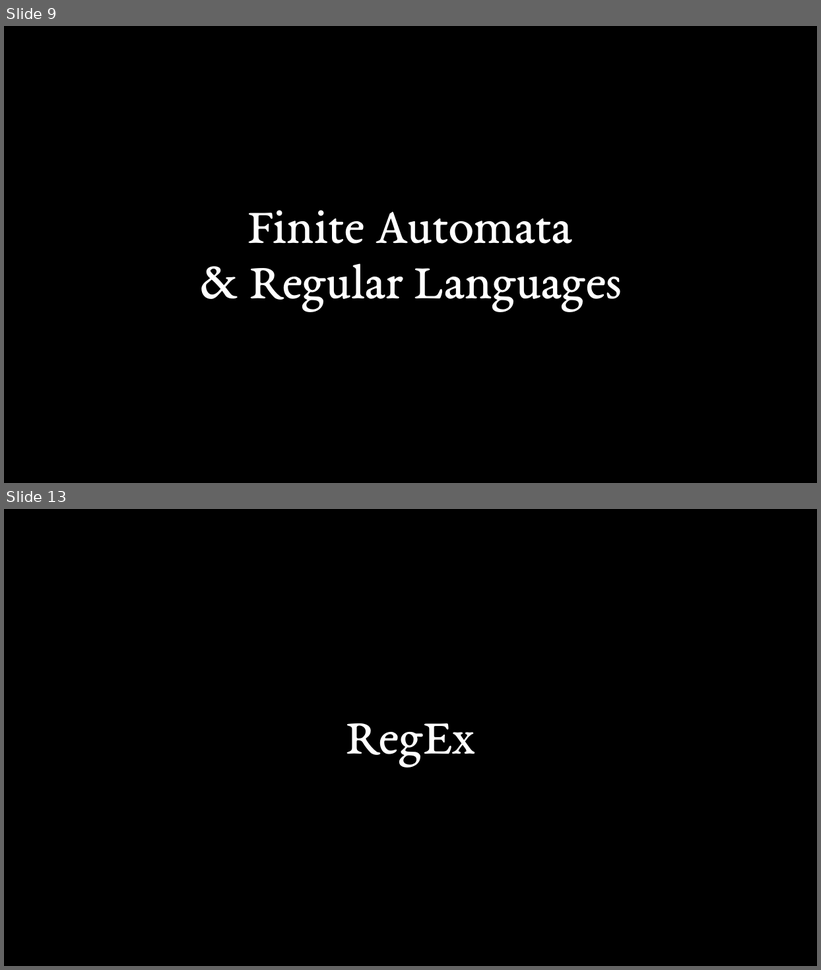
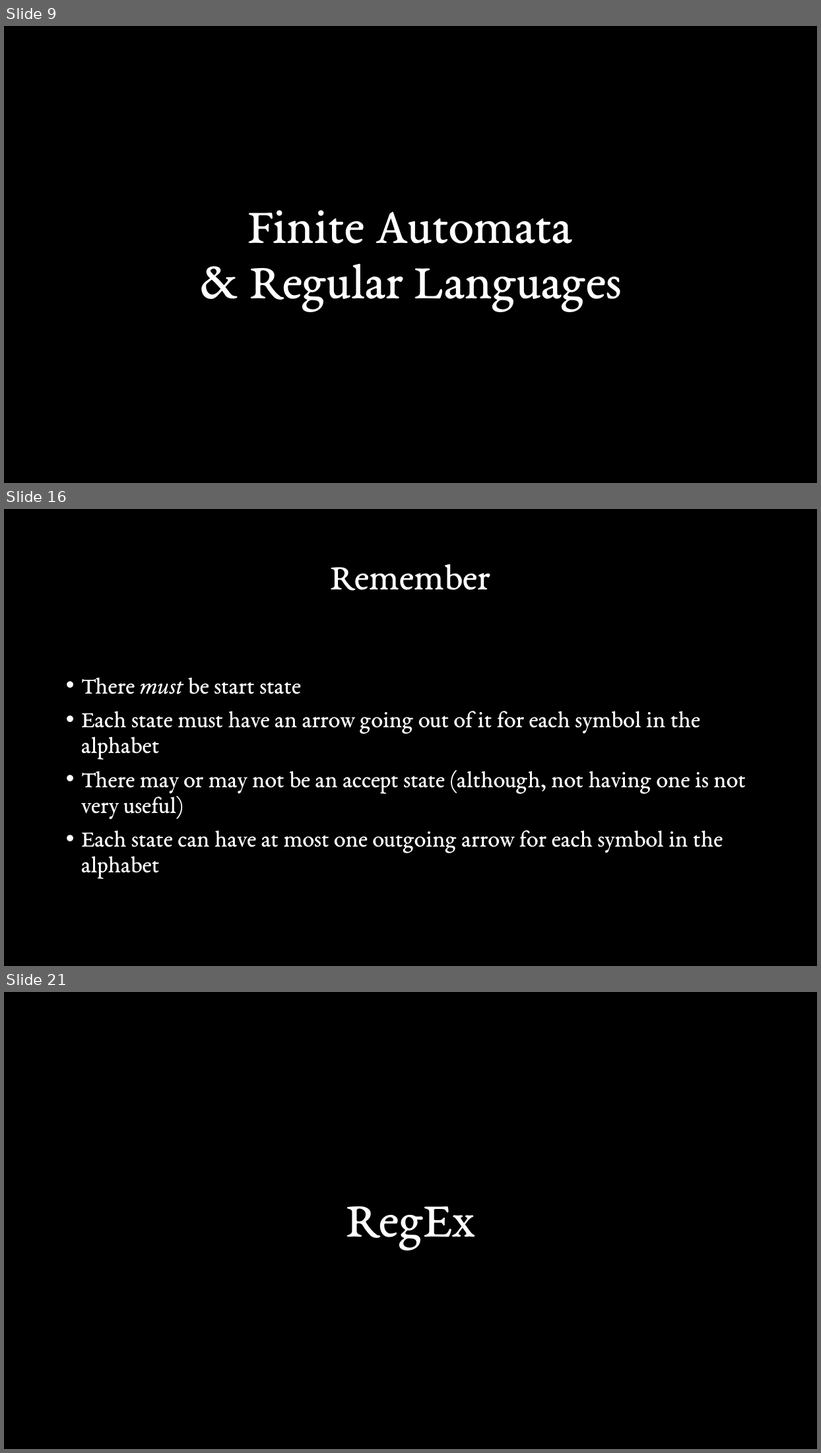
Before and after one commit to Stirling-USCC/state-machines-workshop, a slide deck: Presentation.pptx. Shown one above the other, each under a label of ours: slides 9 and 13 before the commit, slides 9, 16 and 21 after it; the slides between them are not shown. The pictures are 821x970 and 821x1453 pixels, drawn with LibreOffice and Linux fonts; fonts in the diff are those of the drawing. Boxes give left, top, right and bottom in pixels: in the first picture for what was removed or moved away, otherwise in the second. Text is boxed around its words. In the diff, an @@ line names an element or a change of style, - is before the commit and + after.

```diff
--- a/Presentation.pptx
+++ b/Presentation.pptx
@@ slide 16 added at [4, 509, 817, 966], background #000000 @@
@@ title added at [330, 564, 490, 591], 44 pt, text #FFFFFF @@
+Remember
@@ text added at [81, 677, 746, 879], 28 pt, text #FFFFFF @@
+• There must be start state
+• Each state must have an arrow going out of it for each symbol in the alphabet
+• There may or may not be an accept state (although, not having one is not very useful)
+• Each state can have at most one outgoing arrow for each symbol in the alphabet
@@ what was slide 13 is now slide 21 @@
```
Also in this commit, not shown: 13 slides changed, 18 other slides added, 4 slides removed.
